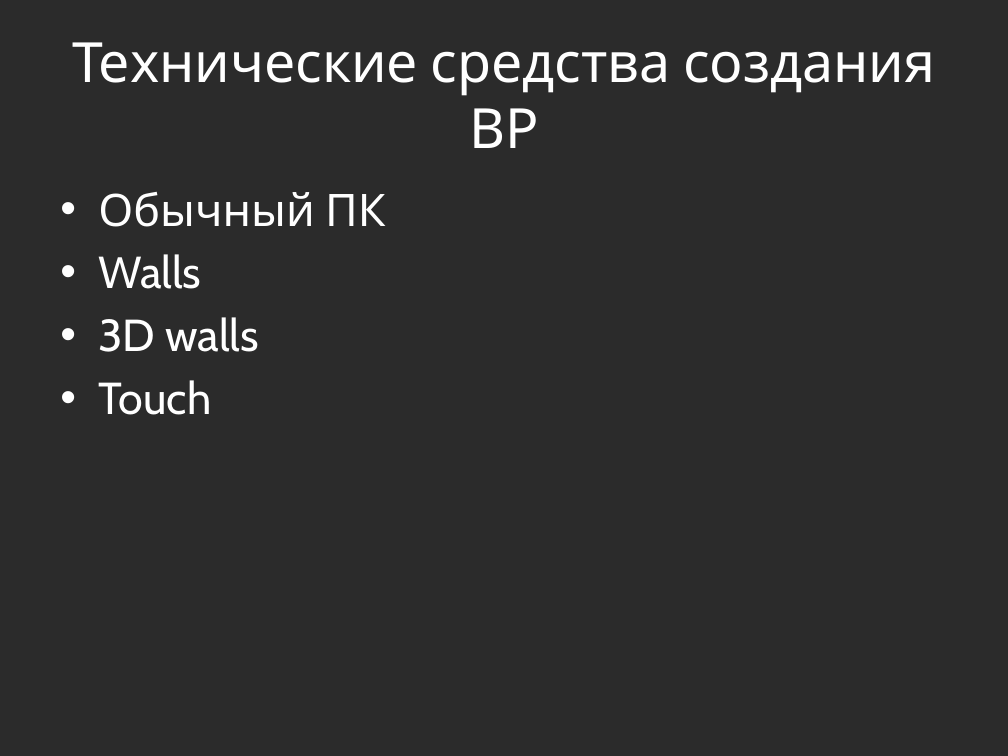
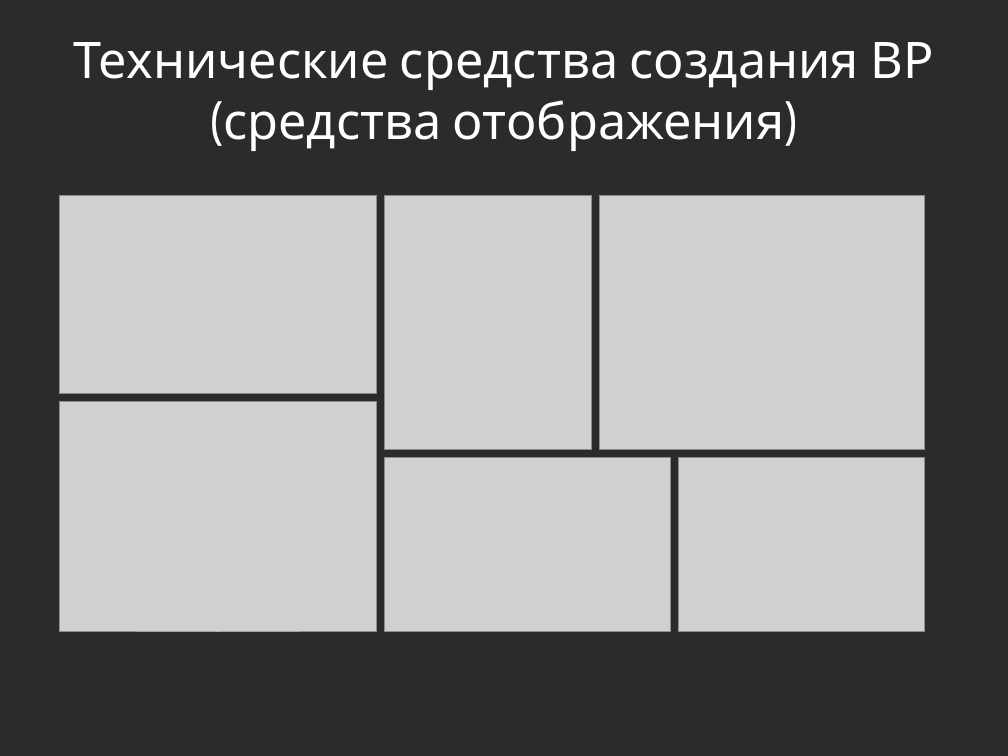
Before and after one commit to Jacobi20/quadro-xds, a slide deck: slide 5 of Docs/IT_Moscow.pptx. Drawn at 1008x756 pixels with LibreOffice and Linux fonts; fonts in the diff are those of the drawing; grey boxes stand for pictures; background and template pictures are left out; a plain dark background stands for a picture behind light text. Boxes give left, top, right and bottom in pixels: in the first picture for what was removed or moved away, otherwise in the second. Text is boxed around its words. In the diff, an @@ line names an element or a change of style, - is before the commit and + after.

```diff
--- a/Docs/IT_Moscow.pptx
+++ b/Docs/IT_Moscow.pptx
@@ title at [74, 42, 933, 151]: text changed; size 39.6 to 36 pt @@
-Технические средства создания ВР
+Технические средства создания ВР (средства отображения)
@@ picture added at [59, 196, 377, 394] @@
@@ text removed at [98, 192, 385, 415] @@
-• Обычный ПК
-• Walls
-• 3D walls
-• Touch
@@ picture added at [385, 196, 592, 450] @@
@@ picture added at [599, 196, 924, 450] @@
@@ picture added at [59, 402, 377, 632] @@
@@ picture added at [385, 458, 670, 632] @@
@@ picture added at [678, 458, 924, 632] @@
```
Also in this commit, not shown: 3 other slides changed, 1 slide added, 1 slide removed, 25 other files.
